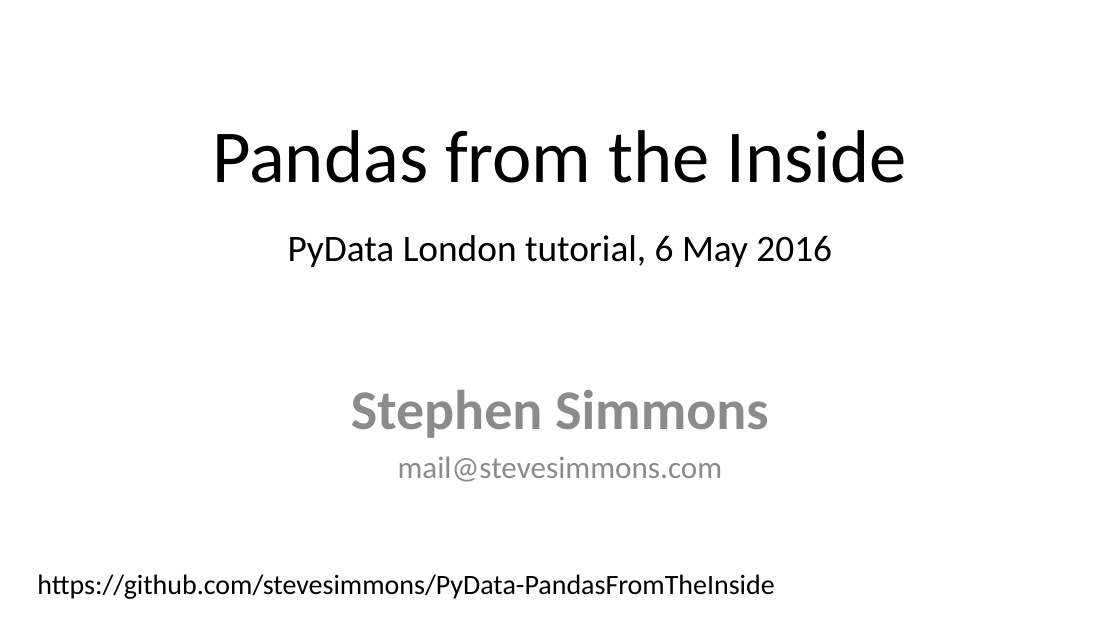
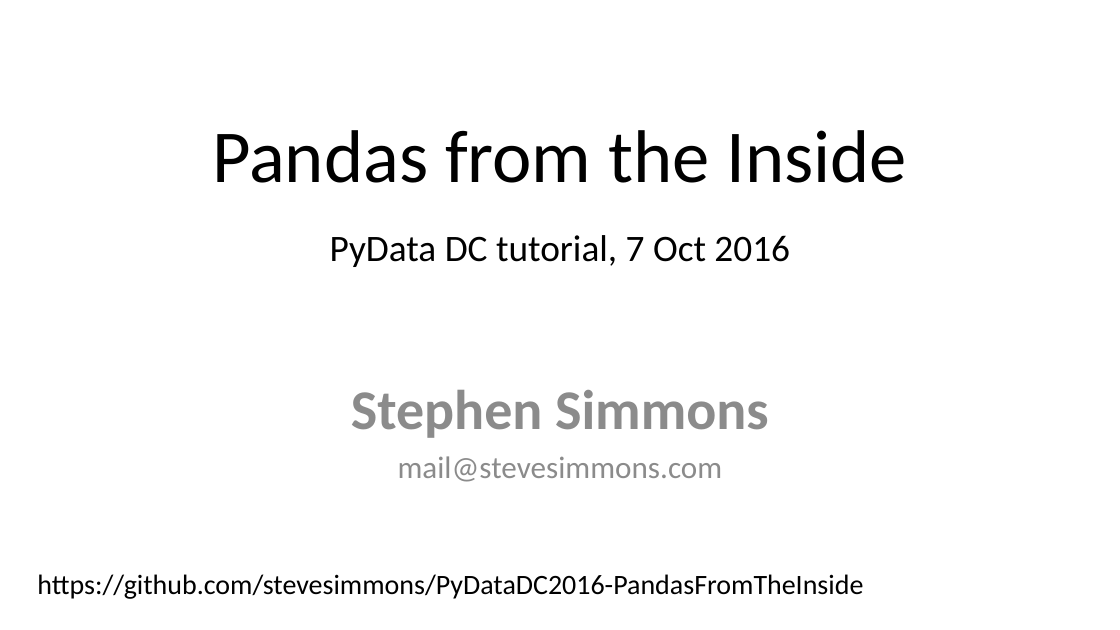
Before and after one commit to stevesimmons/PyDataDC2016-PandasFromTheInside, a slide deck: slide 1 of pfi.pptx. Drawn at 1120x630 pixels with LibreOffice and Linux fonts; fonts in the diff are those of the drawing. Boxes give left, top, right and bottom in pixels: in the first picture for what was removed or moved away, otherwise in the second. Text is boxed around its words. In the diff, an @@ line names an element or a change of style, - is before the commit and + after.

```diff
--- a/pfi.pptx
+++ b/pfi.pptx
@@ title at (x1=212, y1=130, x2=908, y2=267): text changed @@
-Pandas from the Inside
-PyData London tutorial, 6 May 2016
+Pandas from the Inside
+PyData DC tutorial, 7 Oct 2016
@@ text at (x1=37, y1=574, x2=863, y2=599): text changed @@
-https://github.com/stevesimmons/PyData-PandasFromTheInside
+https://github.com/stevesimmons/PyDataDC2016-PandasFromTheInside
```
Also in this commit, not shown: 1 other file.
